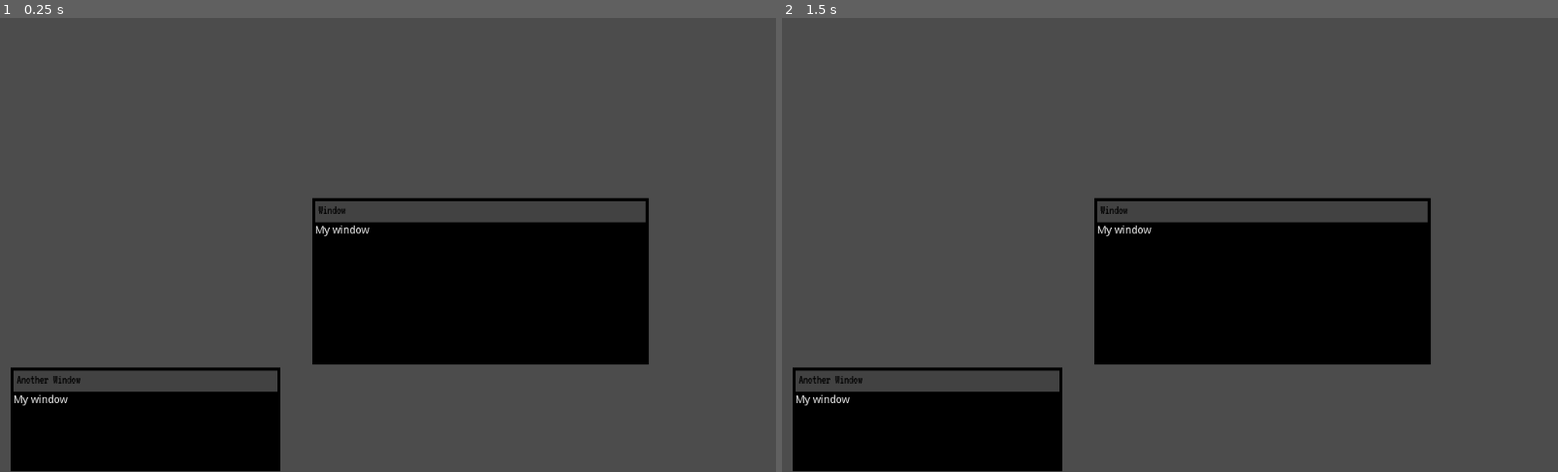
Above: before the commit, frames 1-2 (left to right).
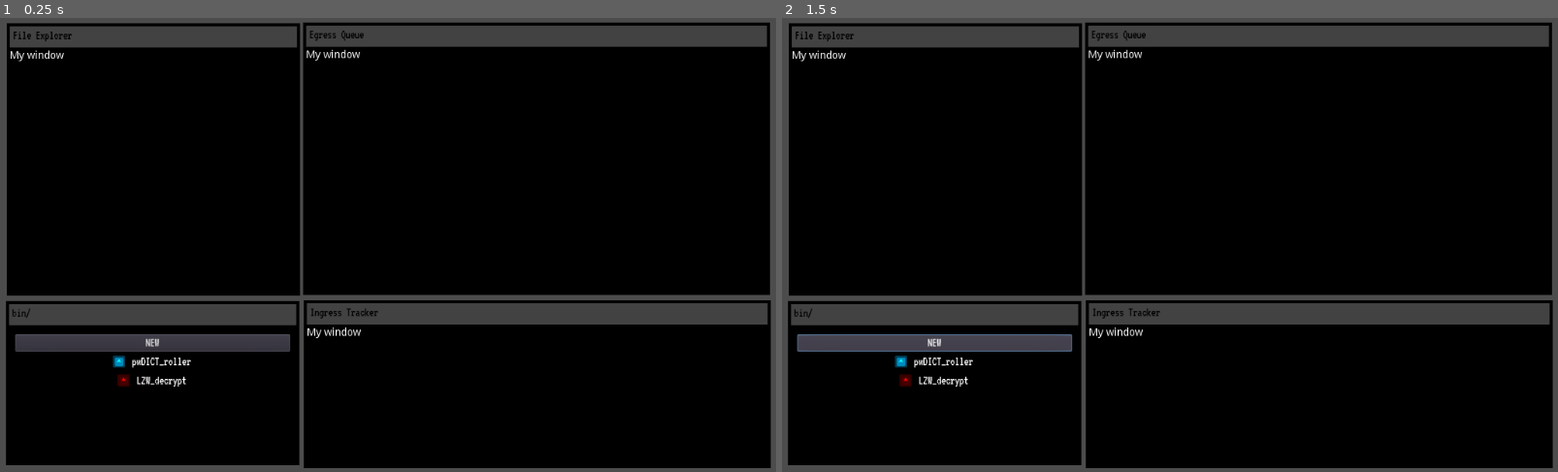
Above: after the commit, the same moments.

Repository: Lunatic-Games/egress
Game: Godot game, scene res://game.tscn
Two runs of this game, one before a commit and one after it. Both use one fixed random seed, a clock stepped at 60 frames per second and the inputs below. The engine's default icon, where the game draws it, is replaced by a stand-in: a white triangle on a blue panel in a dark square.
Inputs (mouse positions are in pixels of both pictures, inside the frame that each line leads up to):
- Up to frame 1 (0.25 s): no input
- Up to frame 2 (1.5 s): click (937, 344) at 0.5 s, where only the run after the commit has a clickable "NEW"; click (937, 344) at 1.25 s, where only the run after the commit has a clickable "NEW"

The runs differ from the first frame. In frame 1, 71% of the frame differs, in the area x 0-100%, y 1-100%; in frame 2, 71%.

Commit message:
Added basic program window

Diff:
--- a/game.tscn
+++ b/game.tscn
@@ -8,18 +8,34 @@
 [node name="WindowController" type="Node2D" parent="."]
 script = ExtResource( 1 )
 
-[node name="ExampleWindow" parent="WindowController" instance=ExtResource( 2 )]
-margin_left = 14.2897
-margin_top = 462.234
-margin_right = 370.29
-margin_bottom = 599.234
-win_name = "Another Window"
+[node name="Explorer" parent="WindowController" instance=ExtResource( 2 )]
+margin_left = 8.8284
+margin_top = 7.0
+margin_right = 395.828
+margin_bottom = 367.0
+win_name = "File Explorer"
 source_path = "res://windows/example_win/example.tscn"
 
-[node name="ExampleWindow2" parent="WindowController" instance=ExtResource( 2 )]
-margin_left = 412.0
-margin_top = 238.0
-margin_right = 856.0
-margin_bottom = 458.0
-win_name = "Window"
+[node name="Egress" parent="WindowController" instance=ExtResource( 2 )]
+margin_left = 400.293
+margin_top = 6.46448
+margin_right = 1016.29
+margin_bottom = 366.464
+win_name = "Egress Queue"
 source_path = "res://windows/example_win/example.tscn"
+
+[node name="Ingress" parent="WindowController" instance=ExtResource( 2 )]
+margin_left = 401.0
+margin_top = 373.0
+margin_right = 1017.0
+margin_bottom = 595.0
+win_name = "Ingress Tracker"
+source_path = "res://windows/example_win/example.tscn"
+
+[node name="Bin" parent="WindowController" instance=ExtResource( 2 )]
+margin_left = 8.12134
+margin_top = 374.0
+margin_right = 395.121
+margin_bottom = 591.0
+win_name = "bin/"
+source_path = "res://windows/bin_window/bin_window.tscn"
--- /dev/null
+++ b/windows/bin_window/bin_window.gd
@@ -0,0 +1,28 @@
+extends Control
+
+
+# Declare member variables here. Examples:
+# var a = 2
+# var b = "text"
+
+
+const program_resource = preload("res://windows/bin_window/program_button.tscn")
+
+var programs = [
+	{"ID": "1", "color": Color.cyan, "name": "pwDICT_roller"},
+	{"ID": "2", "color": Color.red, "name": "LZW_decrypt"}
+	]
+
+# Called when the node enters the scene tree for the first time.
+func _ready():
+	update_list()
+
+func update_list():
+	for program in programs:
+		var entry = program_resource.instance()
+		entry.set_appearance(program["color"], program["name"])
+		$ProgramList.add_child(entry)
+
+# Called every frame. 'delta' is the elapsed time since the previous frame.
+#func _process(delta):
+#	pass
--- /dev/null
+++ b/windows/bin_window/bin_window.tscn
@@ -0,0 +1,36 @@
+[gd_scene load_steps=4 format=2]
+
+[ext_resource path="res://windows/bin_window/bin_window.gd" type="Script" id=1]
+[ext_resource path="res://assets/ui/VT323-Regular.ttf" type="DynamicFontData" id=2]
+
+[sub_resource type="DynamicFont" id=1]
+font_data = ExtResource( 2 )
+
+[node name="BinWindow" type="Control"]
+anchor_right = 1.0
+anchor_bottom = 1.0
+script = ExtResource( 1 )
+__meta__ = {
+"_edit_use_anchors_": false
+}
+
+[node name="NewButton" type="Button" parent="."]
+anchor_right = 1.0
+margin_left = 8.0
+margin_top = 8.0
+margin_right = -8.0
+margin_bottom = -8.0
+custom_fonts/font = SubResource( 1 )
+text = "NEW"
+__meta__ = {
+"_edit_use_anchors_": false
+}
+
+[node name="ProgramList" type="VBoxContainer" parent="."]
+anchor_right = 1.0
+anchor_bottom = 1.0
+margin_top = 43.0
+custom_constants/separation = 25
+__meta__ = {
+"_edit_use_anchors_": false
+}
--- /dev/null
+++ b/windows/bin_window/program_button.gd
@@ -0,0 +1,6 @@
+extends Control
+
+
+func set_appearance(color, text):
+	$HBoxContainer/Label.text = text
+	$HBoxContainer/CenterContainer/icon.modulate = color
--- /dev/null
+++ b/windows/bin_window/program_button.tscn
@@ -0,0 +1,45 @@
+[gd_scene load_steps=5 format=2]
+
+[ext_resource path="res://windows/bin_window/program_button.gd" type="Script" id=1]
+[ext_resource path="res://icon.png" type="Texture" id=2]
+[ext_resource path="res://assets/ui/VT323-Regular.ttf" type="DynamicFontData" id=3]
+
+[sub_resource type="DynamicFont" id=1]
+font_data = ExtResource( 3 )
+
+[node name="Program" type="Control"]
+anchor_right = 1.0
+anchor_bottom = 1.0
+script = ExtResource( 1 )
+__meta__ = {
+"_edit_use_anchors_": false
+}
+
+[node name="HBoxContainer" type="HBoxContainer" parent="."]
+anchor_top = 0.5
+anchor_right = 1.0
+anchor_bottom = 0.5
+margin_top = -7.0
+margin_bottom = 7.0
+custom_constants/separation = 25
+alignment = 1
+__meta__ = {
+"_edit_use_anchors_": false
+}
+
+[node name="CenterContainer" type="CenterContainer" parent="HBoxContainer"]
+margin_left = 478.0
+margin_right = 478.0
+margin_bottom = 17.0
+
+[node name="icon" type="Sprite" parent="HBoxContainer/CenterContainer"]
+scale = Vector2( 0.25, 0.25 )
+texture = ExtResource( 2 )
+centered = false
+
+[node name="Label" type="Label" parent="HBoxContainer"]
+margin_left = 503.0
+margin_right = 545.0
+margin_bottom = 17.0
+custom_fonts/font = SubResource( 1 )
+text = "Program"
--- a/windows/window_base.gd
+++ b/windows/window_base.gd
@@ -16,5 +16,8 @@
 	$WindowBar.rect_size = Vector2(self.rect_size.x-2*BAR_MARGIN, BAR_HEIGHT)
 	var content_source = load(source_path)
 	content = content_source.instance()
-	content.rect_position = Vector2(BAR_MARGIN, BAR_HEIGHT + 2*BAR_MARGIN)
+	content.margin_top = BAR_HEIGHT + 2*BAR_MARGIN
+	content.margin_bottom = -BAR_MARGIN
+	content.margin_left = BAR_MARGIN
+	content.margin_right = -BAR_MARGIN
 	$Content.add_child(content)
--- a/windows/window_base.tscn
+++ b/windows/window_base.tscn
@@ -17,7 +17,7 @@
 
 [node name="WindowBar" type="ColorRect" parent="."]
 anchor_right = 1.0
-margin_bottom = 41.0
+margin_bottom = 52.0
 color = Color( 0.262745, 0.262745, 0.262745, 1 )
 __meta__ = {
 "_edit_use_anchors_": false
@@ -25,7 +25,7 @@
 
 [node name="WindowName" type="RichTextLabel" parent="."]
 anchor_right = 1.0
-margin_bottom = 41.0
+margin_bottom = 42.0
 custom_fonts/normal_font = SubResource( 1 )
 custom_colors/default_color = Color( 0, 0, 0, 1 )
 text = "window name"
@@ -35,8 +35,8 @@
 }
 
 [node name="Content" type="Control" parent="."]
-margin_right = 1024.0
-margin_bottom = 600.0
+anchor_right = 1.0
+anchor_bottom = 1.0
 __meta__ = {
 "_edit_use_anchors_": false
 }
